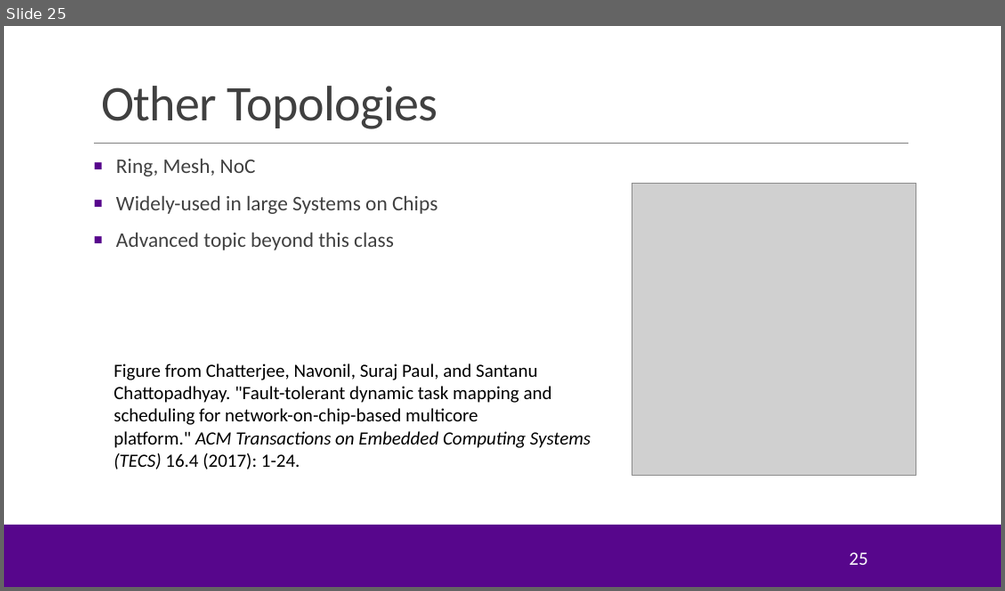
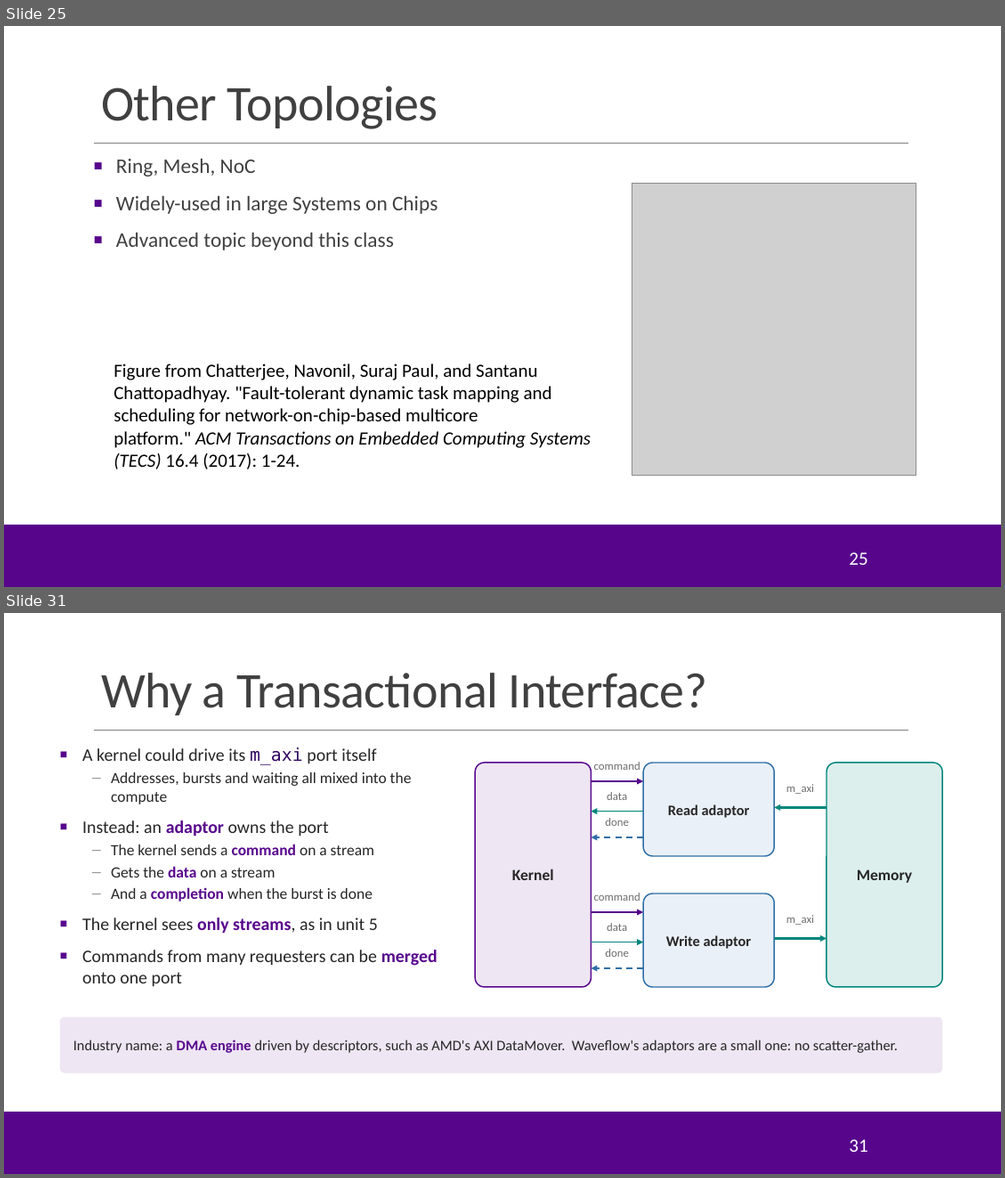
Before and after one commit to sdrangan/hwdesign, a slide deck: units/unit09_sharedmem/sharedmem.pptx. Shown one above the other, each under a label of ours: slide 25 before the commit, slides 25 and 31 after it; the slides between them are not shown. The pictures are 1005x591 and 1005x1178 pixels, drawn with LibreOffice and Linux fonts; fonts in the diff are those of the drawing; grey boxes stand for pictures; background and template pictures are left out. Boxes give left, top, right and bottom in pixels: in the first picture for what was removed or moved away, otherwise in the second. Text is boxed around its words. In the diff, an @@ line names an element or a change of style, - is before the commit and + after.

```diff
--- a/units/unit09_sharedmem/sharedmem.pptx
+++ b/units/unit09_sharedmem/sharedmem.pptx
@@ slide 31 added at <box>4,613,1001,1174</box>, background #FFFFFF; not listed: 3 template elements that a slide beside it also shows @@
@@ title added at <box>101,673,708,715</box>, 48 pt, text #404040 @@
+Why a Transactional Interface?
@@ text added at <box>82,747,437,987</box>, 17 pt, text #262626 @@
+■ A kernel could drive its m_axi port itself
+– Addresses, bursts and waiting all mixed into the compute
+■ Instead: an adaptor owns the port
+– The kernel sends a command on a stream
+– Gets the data on a stream
+– And a completion when the burst is done
+■ The kernel sees only streams, as in unit 5
+■ Commands from many requesters can be merged onto one port
@@ rounded rectangle added at <box>475,763,591,987</box>, fill #EEE6F3, outline #57068C 1.25 pt, 15 pt, text #262626, bold @@
+Kernel
@@ text added at <box>594,762,640,770</box>, 11 pt, text #6E6E6E @@
+command
@@ rounded rectangle added at <box>643,763,774,856</box>, fill #EAF0F7, outline #2F6FA8 1.25 pt, 14 pt, text #262626, bold @@
+Read adaptor
@@ rounded rectangle added at <box>826,763,942,987</box>, fill #DCEFEC, outline #00857C 1.25 pt, 15 pt, text #262626, bold @@
+Memory
@@ arrow added from (591, 781) to (643, 781), #57068C 1.5 pt @@
@@ text added at <box>607,792,627,800</box>, 11 pt, text #6E6E6E @@
+data
@@ text added at <box>786,784,814,794</box>, 11 pt, text #6E6E6E @@
+m_axi
@@ arrow added from (643, 811) to (591, 811), #00857C 1.5 pt @@
@@ text added at <box>605,818,629,826</box>, 11 pt, text #6E6E6E @@
+done
@@ arrow added from (826, 807) to (774, 807), #00857C 2 pt @@
@@ arrow added from (643, 837) to (591, 837), #2F6FA8 1.5 pt dashed @@
@@ text added at <box>594,892,640,900</box>, 11 pt, text #6E6E6E @@
+command
@@ rounded rectangle added at <box>643,893,774,987</box>, fill #EAF0F7, outline #2F6FA8 1.25 pt, 14 pt, text #262626, bold @@
+Write adaptor
@@ arrow added from (591, 912) to (643, 912), #57068C 1.5 pt @@
@@ text added at <box>607,923,627,931</box>, 11 pt, text #6E6E6E @@
+data
@@ text added at <box>786,915,814,925</box>, 11 pt, text #6E6E6E @@
+m_axi
@@ arrow added from (591, 942) to (643, 942), #00857C 1.5 pt @@
@@ text added at <box>605,949,629,957</box>, 11 pt, text #6E6E6E @@
+done
@@ arrow added from (774, 938) to (826, 938), #00857C 2 pt @@
@@ arrow added from (643, 968) to (591, 968), #2F6FA8 1.5 pt dashed @@
@@ rounded rectangle added at <box>60,1017,942,1073</box>, fill #EEE6F3, 14 pt, text #262626 @@
+Industry name: a DMA engine driven by descriptors, such as AMD's AXI DataMover. Waveflow's adaptors are a small one: no scatter-gather.
@@ page number added at <box>849,1139,867,1151</box>, 18 pt, text #FFFFFF @@
+31
```
Also in this commit, not shown: 1 slide changed, 23 other slides added, 2 other files.
